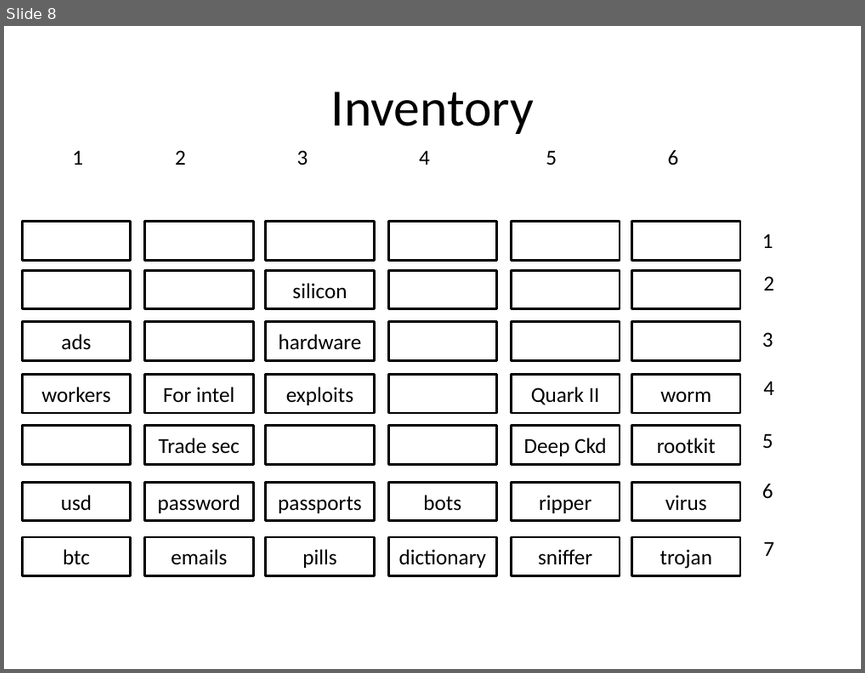
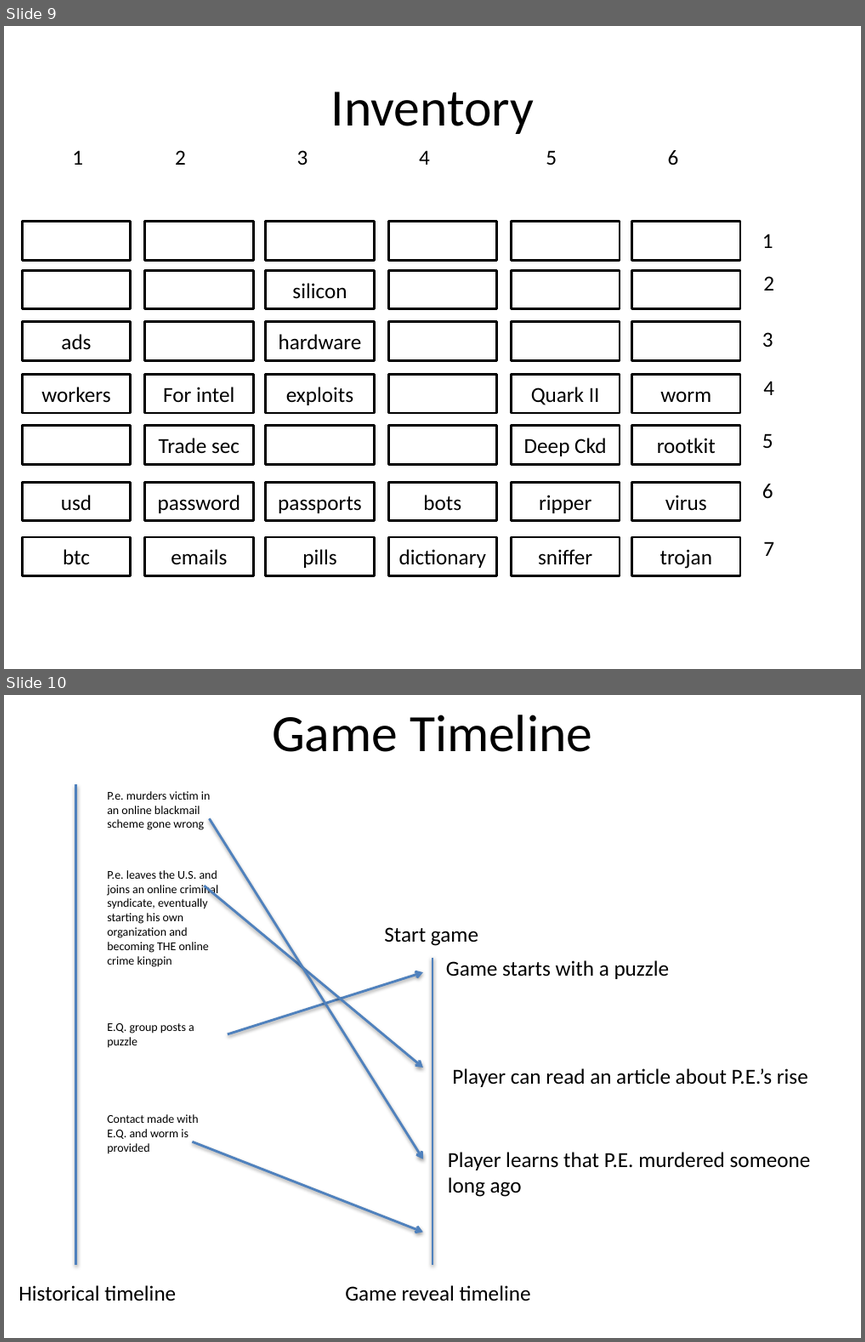
Before and after one commit to jestonegithub/puzzle9, a slide deck: puzzle9_resourceGuide.pptx. Shown one above the other, each under a label of ours: slide 8 before the commit, slides 9 and 10 after it. The pictures are 865x673 and 865x1342 pixels, drawn with LibreOffice and Linux fonts; fonts in the diff are those of the drawing. Boxes give left, top, right and bottom in pixels: in the first picture for what was removed or moved away, otherwise in the second. Text is boxed around its words. In the diff, an @@ line names an element or a change of style, - is before the commit and + after.

Commit message:
restore point before I start going backbone...

```diff
--- a/puzzle9_resourceGuide.pptx
+++ b/puzzle9_resourceGuide.pptx
@@ slide 10 added at bbox=[4, 695, 861, 1338], background #FFFFFF @@
@@ title added at bbox=[272, 715, 592, 752], 44 pt, text #000000 @@
+Game Timeline
@@ line added from (76, 784) to (76, 1265), #4F81BD 2 pt @@
@@ text added at bbox=[107, 791, 211, 830], 10 pt, text #000000 @@
+P.e. murders victim in an online blackmail scheme gone wrong
@@ arrow added from (210, 818) to (423, 1158), #4F81BD 2 pt @@
@@ text added at bbox=[107, 870, 219, 967], 10 pt, text #000000 @@
+P.e. leaves the U.S. and joins an online criminal syndicate, eventually starting his own organization and becoming THE online crime kingpin
@@ arrow added from (204, 885) to (423, 1066), #4F81BD 2 pt @@
@@ text added at bbox=[384, 927, 478, 946], 18 pt, text #000000 @@
+Start game
@@ arrow added from (228, 1034) to (423, 973), #4F81BD 2 pt @@
@@ line added from (432, 957) to (432, 1265), #4F81BD 2 pt @@
@@ text added at bbox=[446, 960, 670, 979], 18 pt, text #000000 @@
+Game starts with a puzzle
@@ text added at bbox=[107, 1023, 194, 1048], 10 pt, text #000000 @@
+E.Q. group posts a puzzle
@@ text added at bbox=[452, 1068, 808, 1087], 18 pt, text #000000 @@
+Player can read an article about P.E.’s rise
@@ text added at bbox=[107, 1114, 198, 1154], 10 pt, text #000000 @@
+Contact made with E.Q. and worm is provided
@@ arrow added from (193, 1141) to (423, 1231), #4F81BD 2 pt @@
@@ text added at bbox=[448, 1151, 811, 1197], 18 pt, text #000000 @@
+Player learns that P.E. murdered someone long ago
@@ text added at bbox=[18, 1285, 176, 1301], 18 pt, text #000000 @@
+Historical timeline
@@ text added at bbox=[345, 1285, 531, 1301], 18 pt, text #000000 @@
+Game reveal timeline
@@ what was slide 8 is now slide 9 @@
```
Also in this commit, not shown: 1 slide changed, 1 other slide added, 4 other files.
